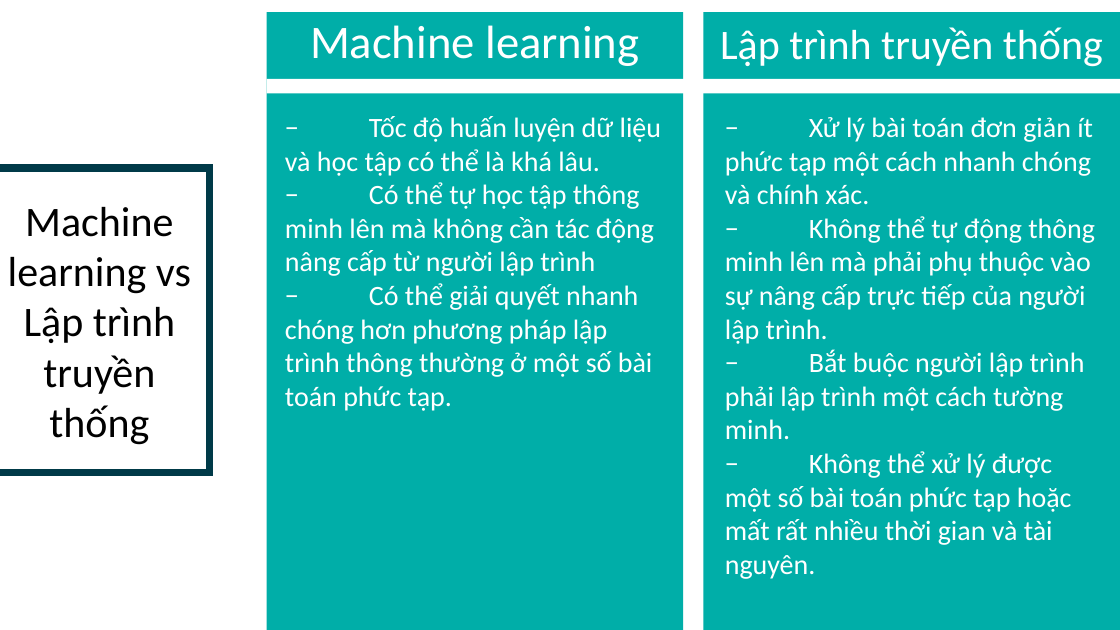
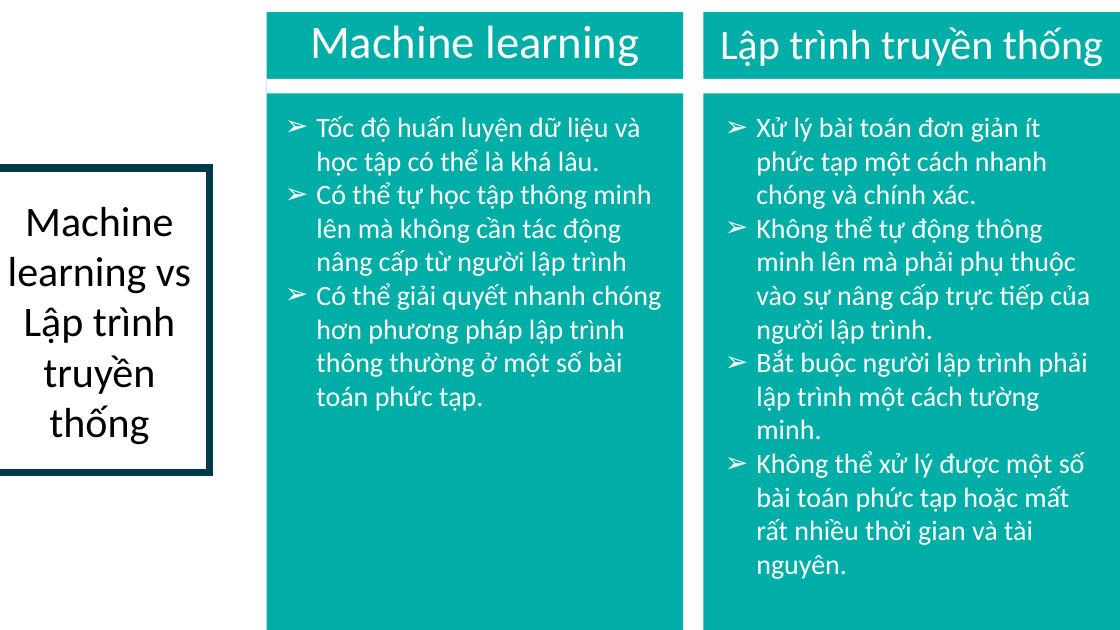
Before and after one commit to leecuongv/RealtimeMaskDetection, a slide deck: slide 4 of Nhom3_BaoCaoCuoiKy.pptx. Drawn at 1120x630 pixels with LibreOffice and Linux fonts; fonts in the diff are those of the drawing. Boxes give left, top, right and bottom in pixels: in the first picture for what was removed or moved away, otherwise in the second. Text is boxed around its words. In the diff, an @@ line names an element or a change of style, - is before the commit and + after.

```diff
--- a/Nhom3_BaoCaoCuoiKy.pptx
+++ b/Nhom3_BaoCaoCuoiKy.pptx
@@ text at (316, 116, 661, 411): text changed @@
-− Tốc độ huấn luyện dữ liệu và học tập có thể là khá lâu.
-− Có thể tự học tập thông minh lên mà không cần tác động nâng cấp từ người lập trình
-− Có thể giải quyết nhanh chóng hơn phương pháp lập trình thông thường ở một số bài toán phức tạp.
+➢ Tốc độ huấn luyện dữ liệu và học tập có thể là khá lâu.
+➢ Có thể tự học tập thông minh lên mà không cần tác động nâng cấp từ người lập trình
+➢ Có thể giải quyết nhanh chóng hơn phương pháp lập trình thông thường ở một số bài toán phức tạp.
@@ text at (756, 117, 1090, 579): text changed @@
-− Xử lý bài toán đơn giản ít phức tạp một cách nhanh chóng và chính xác.
-− Không thể tự động thông minh lên mà phải phụ thuộc vào sự nâng cấp trực tiếp của người lập trình.
-− Bắt buộc người lập trình phải lập trình một cách tường minh.
-− Không thể xử lý được một số bài toán phức tạp hoặc mất rất nhiều thời gian và tài nguyên.
+➢ Xử lý bài toán đơn giản ít phức tạp một cách nhanh chóng và chính xác.
+➢ Không thể tự động thông minh lên mà phải phụ thuộc vào sự nâng cấp trực tiếp của người lập trình.
+➢ Bắt buộc người lập trình phải lập trình một cách tường minh.
+➢ Không thể xử lý được một số bài toán phức tạp hoặc mất rất nhiều thời gian và tài nguyên.
```
Also in this commit, not shown: 2 other slides changed, 14 slides added, 2 other files.
